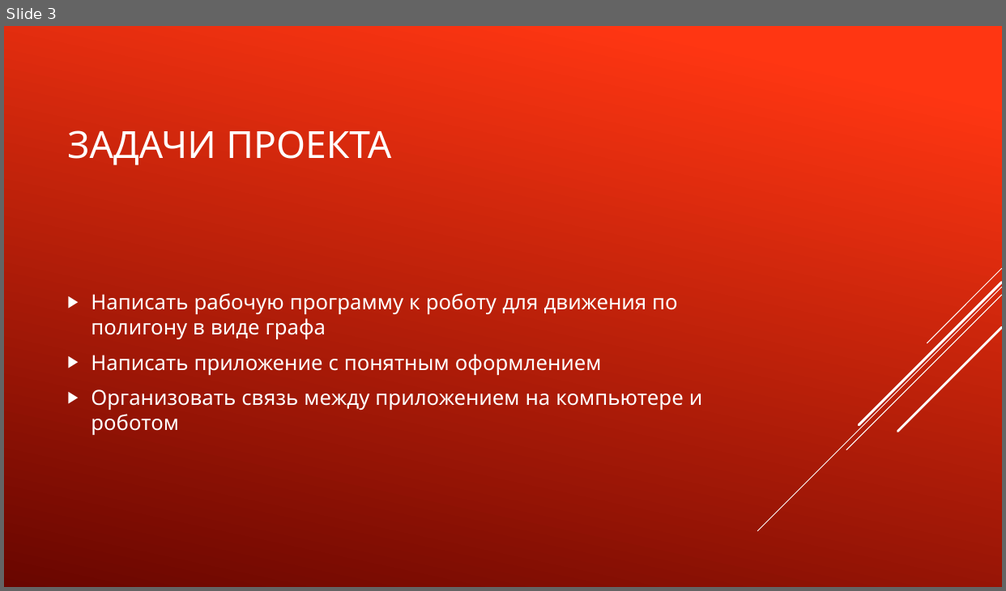
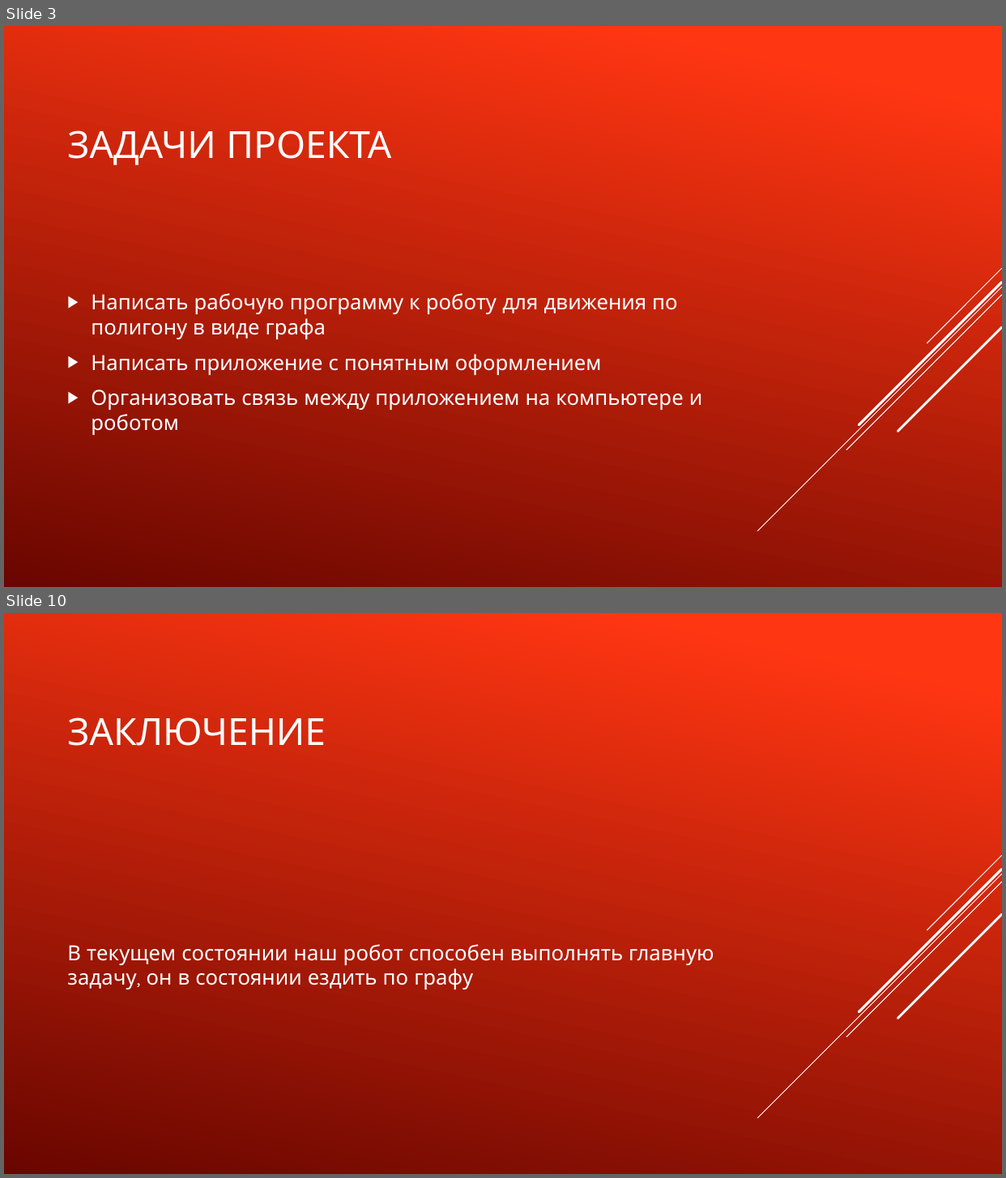
Before and after one commit to TransoChel/ProjectRobotLogistic, a slide deck: Проект «Робот-логист».pptx. Shown one above the other, each under a label of ours: slide 3 before the commit, slides 3 and 10 after it; the slides between them are not shown. The pictures are 1006x591 and 1006x1178 pixels, drawn with LibreOffice and Linux fonts; fonts in the diff are those of the drawing. Boxes give left, top, right and bottom in pixels: in the first picture for what was removed or moved away, otherwise in the second. Text is boxed around its words. In the diff, an @@ line names an element or a change of style, - is before the commit and + after.

```diff
--- a/Проект «Робот-логист».pptx
+++ b/Проект «Робот-логист».pptx
@@ slide 10 added at box(4, 613, 1002, 1174), background gradient #FF3712 to #6A0600; not listed: 5 template elements that a slide beside it also shows @@
@@ title added at box(67, 717, 326, 746), 36 pt, text #FFFFFF @@
+ЗАКЛЮЧЕНИЕ
@@ text added at box(67, 944, 714, 990), 20 pt, text #FFFFFF @@
+В текущем состоянии наш робот способен выполнять главную задачу, он в состоянии ездить по графу
```
Also in this commit, not shown: 3 slides changed, 4 other slides added, 1 slide removed, 5 other files.
